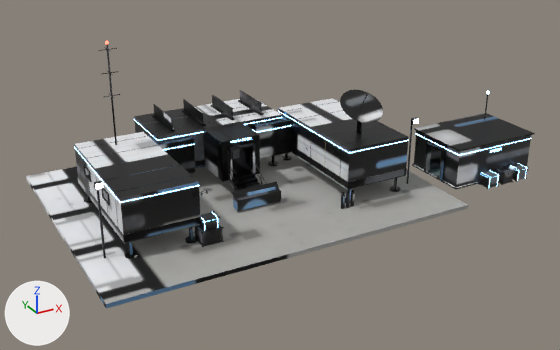
Renders of the glTF model assets/models/bases/outpost.glb from each side of a commit.
Before and after are seen from a 50 mm lens placed at (-22.1, -45.5, 23.7), pointed at (2.6, -0.6, 1.2). Arrows for +X, +Y and +Z are at lower left; the lights stay in place. The first picture is the older version. Vertices at exactly the same position are counted once.

Names of what the first picture shows: 'hull' and 2 more.
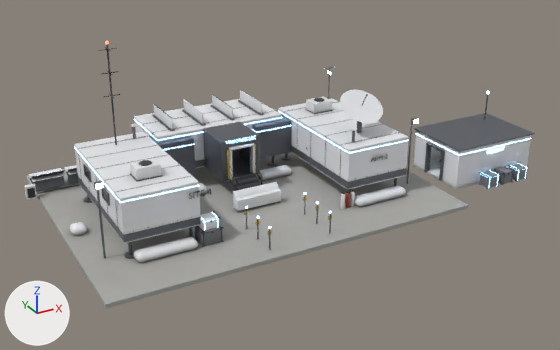
Where the change shows, as pixel boxes [x1, y1, x2, y2] in the pictures (560 x 350 px; the box of a moved part takes in the faces that stretch with it):
'hull', reshaped: before [26, 44, 535, 308]; after [24, 44, 535, 308]
part 1 of me_plinth, added: after [28, 168, 66, 182]
part 2 of me_plinth, added: after [64, 165, 77, 175]
part 3 of me_plinth, added: after [24, 184, 37, 200]
part 4 of me_plinth, added: after [130, 158, 161, 180]
part 5 of me_plinth, added: after [306, 97, 332, 113]
part 6 of me_plinth, added: after [134, 237, 198, 262]
part 7 of me_plinth, added: after [199, 183, 207, 195]
part 8 of me_plinth, added: after [258, 165, 291, 180]
part 9 of me_plinth, added: after [30, 171, 65, 191]
part 10 of me_plinth, added: after [66, 168, 78, 184]
part 11 of me_plinth, added: after [130, 173, 163, 181]
part 12 of me_plinth, added: after [132, 127, 136, 139]
part 13 of me_plinth, built on: before [193, 137, 251, 197]; after [27, 67, 406, 250]
part 14 of me_plinth, moved or reshaped: before [490, 149, 500, 153]; after [487, 146, 505, 154]
part 15 of me_plinth, surface changed: [26, 82, 535, 308] in both

What changed in the scene script:
```text
Change me_plinth:
    remove me_plinth.from_pydata(...)  # 33946 vertices, 64592 faces; spans x -13.0..21.1, y -9.0..11.0, z -0.3..11.2
    add me_plinth.from_pydata(...)  # 38022 vertices, 72260 faces; spans x -13.9..21.1, y -9.0..11.0, z -0.3..11.2
    me_plinth part 1: the loose piece of 56 vertices spanning x -10.6..-10.4, y 1.3..2.7, z 2.8 is copied, and the copy is scaled about its middle by (13.9, 1.15, 0.227), then moved by (-1.5, 6.0, -1.8), in mat_outpost_ice_white (picture img_outpost_color); it spans x -13.2..-10.8, y 7.2..8.8, z 1.0
    me_plinth part 2: the loose piece of 56 vertices spanning x -4.7..-4.3, y 3.8..8.2, z 1.0..1.2 is copied, and the copy is scaled about its middle by (8.12, 0.352, 0.105), then moved by (-4.9, 2.0, -0.1), in mat_outpost_ice_white (picture img_outpost_color); it spans x -10.6..-8.2, y 7.2..8.8, z 1.0
    me_plinth part 3: the loose piece of 56 vertices spanning x -10.6..-10.4, y 1.3..2.7, z 2.8 is copied, and the copy is scaled about its middle by (3.95, 0.271, 13.9), then moved by (-3.0, 4.8, -2.3), in mat_outpost_ice_white (picture img_outpost_color); it spans x -13.9..-13.1, y 6.6..7.0, z 0.0..1.0
    me_plinth part 4: the loose piece of 56 vertices spanning x -10.6..-10.4, y -2.7..-1.3, z 2.8 is copied, and the copy is scaled about its middle by (9.28, 0.864, 11.1), then moved by (2.5, -0.5, 1.8), in mat_outpost_ice_white (picture img_outpost_color); it spans x -8.8..-7.2, y -3.1..-1.9, z 4.2..5.0
    me_plinth part 5: the loose piece of 56 vertices spanning x 6.9..7.1, y 2.8..3.0, z 2.2..2.3 is copied, and the copy is scaled about its middle by (13.7, 10.2, 17.2), then moved by (1.0, 0.1, 2.3), in mat_outpost_ice_white (picture img_outpost_color); it spans x 7.2..8.8, y 2.4..3.6, z 4.2..5.0
    me_plinth part 6: the loose piece of 96 vertices spanning x -10.0..-9.2, y -2.5..-2.1, z 1.9..2.0 is copied, and the copy is scaled about its middle by (5.63, 1.98, 5.59), then moved by (1.6, -3.0, -1.6), in mat_outpost_ice_white (picture img_outpost_color); it spans x -10.0..-6.0, y -5.8..-4.8, z 0.0..0.6
    me_plinth part 7: the loose piece of 96 vertices spanning x -10.0..-9.2, y 2.5..2.9, z 1.9..2.0 is copied, and the copy is scaled about its middle by (3.5, 1.98, 5.59), then moved by (6.1, -0.8, -1.6), in mat_outpost_ice_white (picture img_outpost_color); it spans x -4.8..-2.2, y 1.4..2.4, z 0.0..0.6
    me_plinth part 8: the loose piece of 96 vertices spanning x 0.4..1.0, y 6.3..6.9, z 1.8..1.9 is copied, and the copy is scaled about its middle by (4.54, 1.51, 3.77), then moved by (2.8, -4.7, -1.5), in mat_outpost_ice_white (picture img_outpost_color); it spans x 2.2..4.8, y 1.4..2.4, z 0.0..0.6
    me_plinth part 9: the loose piece of 56 vertices spanning x -10.6..-10.4, y 1.3..2.7, z 2.8 is copied, and the copy is multiplied about its middle by the matrix ((13.551, 0.0, 0.0), (0.0, 0.057, 7.846), (0.0, -0.033, 13.589)), then moved by (-1.5, 6.0, -2.3); it spans x -13.1..-10.9, y 7.7..8.3, z 0.1..1.0
    me_plinth part 10: the loose piece of 56 vertices spanning x -4.7..-4.3, y 3.8..8.2, z 1.0..1.2 is copied, and the copy is multiplied about its middle by the matrix ((7.926, 0.0, 0.0), (0.0, 0.017, 3.655), (0.0, -0.01, 6.331)), then moved by (-4.9, 2.0, -0.6); it spans x -10.5..-8.2, y 7.7..8.3, z 0.1..1.0
    me_plinth part 11: a new loose piece, a box spanning x -8.85..-7.15, y -3.15..-1.85, z 4.2..4.26, in mat_outpost_gunmetal (picture img_outpost_color)
    me_plinth part 12: a new loose piece, an 8-sided cylinder along z spanning x -6.62..-6.38, y 3.88..4.12, z 4.2..5.1, in mat_outpost_gunmetal (picture img_outpost_color)
    me_plinth part 13: 68 vertices moved within x -6.0..0.8, y -5.1..0.3, z 3.3..4.2; 247 vertices removed from x -6.0..0.8, y -5.1..0.3, z 3.3..4.2; 3247 vertices added at x -13.8..10.1, y -8.0..8.7, z 0.0..7.2
    me_plinth part 14: 30 vertices moved within x 16.9..18.0, y -6.5, z 2.3..2.5; 114 vertices removed from x 17.1..18.1, y -6.5, z 2.3..2.5; 114 vertices added at x 16.7..18.4, y -6.5, z 2.2..2.5
    me_plinth part 15: 63228 kept faces spanning x -13.0..21.1, y -9.0..11.0, z -0.3..11.2 get new texture (UV) coordinates
    other edits to the shape of me_plinth do not show in these pictures
```
